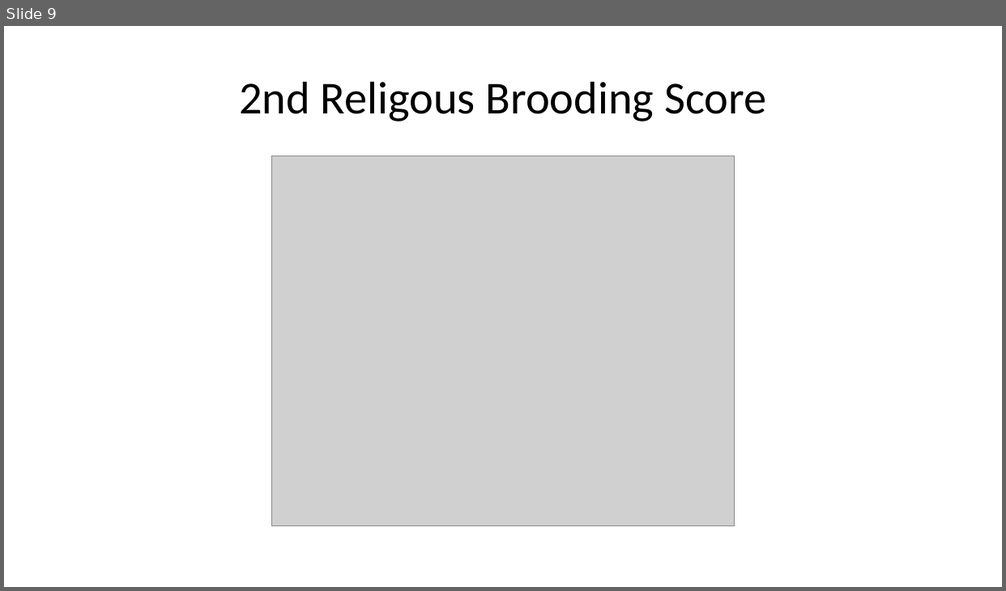
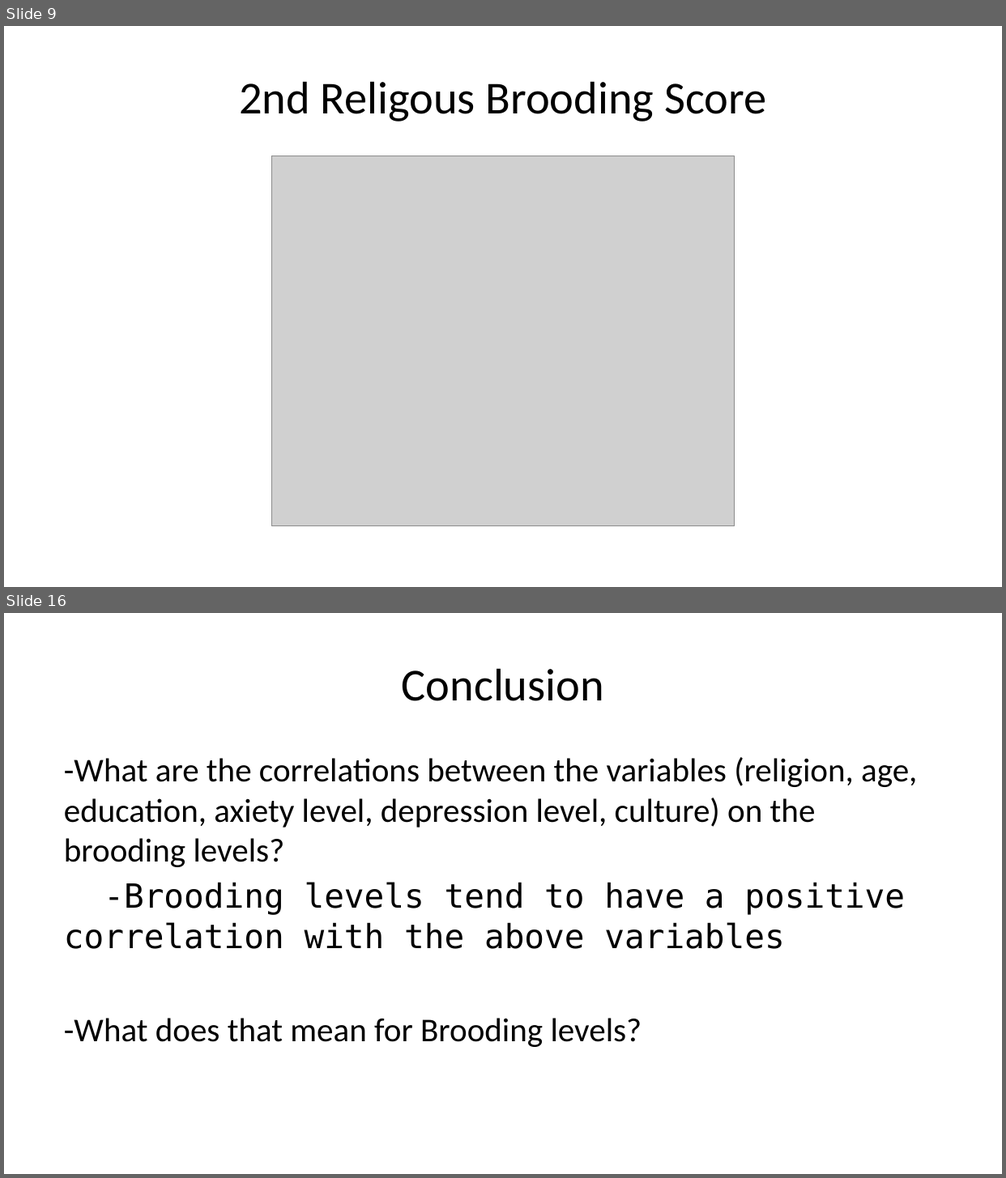
Before and after one commit to aksh11335/BIS15W2023_asrivatsa, a slide deck: R_project/Presentaion_Bis15.pptx. Shown one above the other, each under a label of ours: slide 9 before the commit, slides 9 and 16 after it; the slides between them are not shown. The pictures are 1006x591 and 1006x1178 pixels, drawn with LibreOffice and Linux fonts; fonts in the diff are those of the drawing; grey boxes stand for pictures. Boxes give left, top, right and bottom in pixels: in the first picture for what was removed or moved away, otherwise in the second. Text is boxed around its words. In the diff, an @@ line names an element or a change of style, - is before the commit and + after.

```diff
--- a/R_project/Presentaion_Bis15.pptx
+++ b/R_project/Presentaion_Bis15.pptx
@@ slide 16 added at (4, 613, 1002, 1174), background #FFFFFF @@
@@ title added at (402, 668, 604, 701), 33 pt, text #000000 @@
+Conclusion
@@ text added at (64, 757, 917, 1047), 24 pt, text #000000 @@
+-What are the correlations between the variables (religion, age, education, axiety level, depression level, culture) on the brooding levels?
+-Brooding levels tend to have a positive correlation with the above variables
+-What does that mean for Brooding levels?
```
Also in this commit, not shown: 2 slides changed, 5 other slides added, 4 other files.
